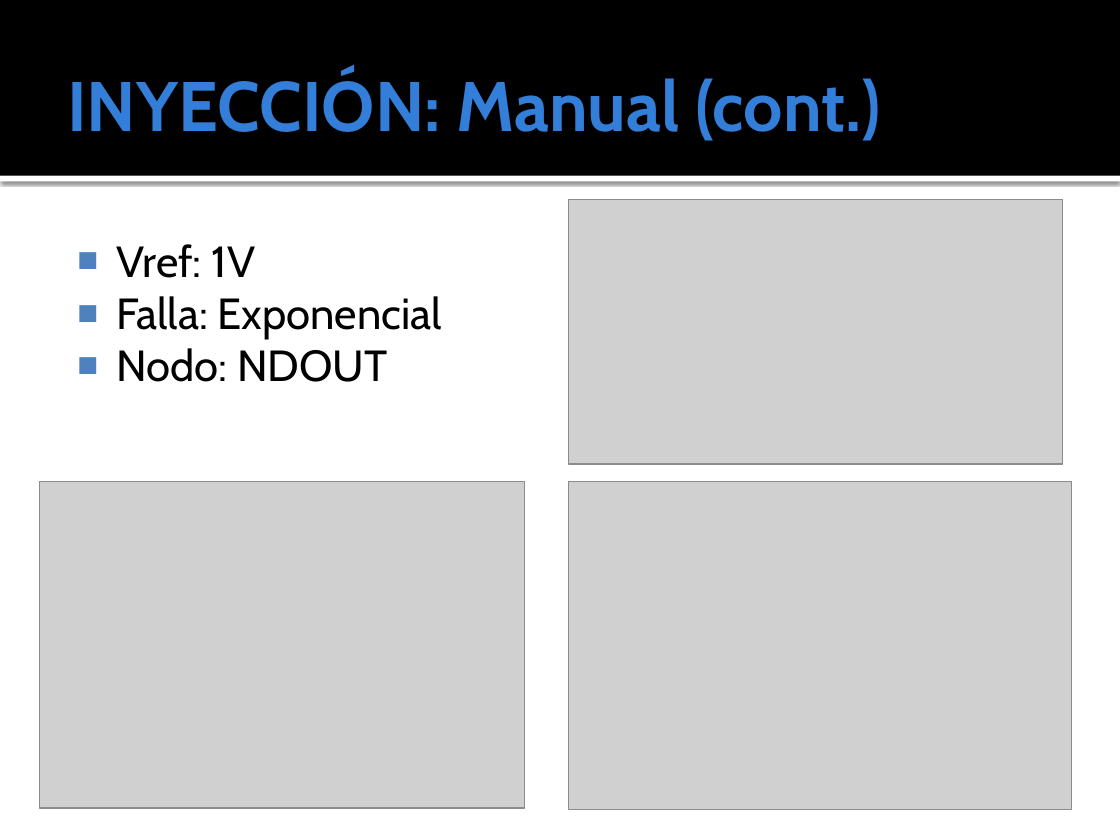
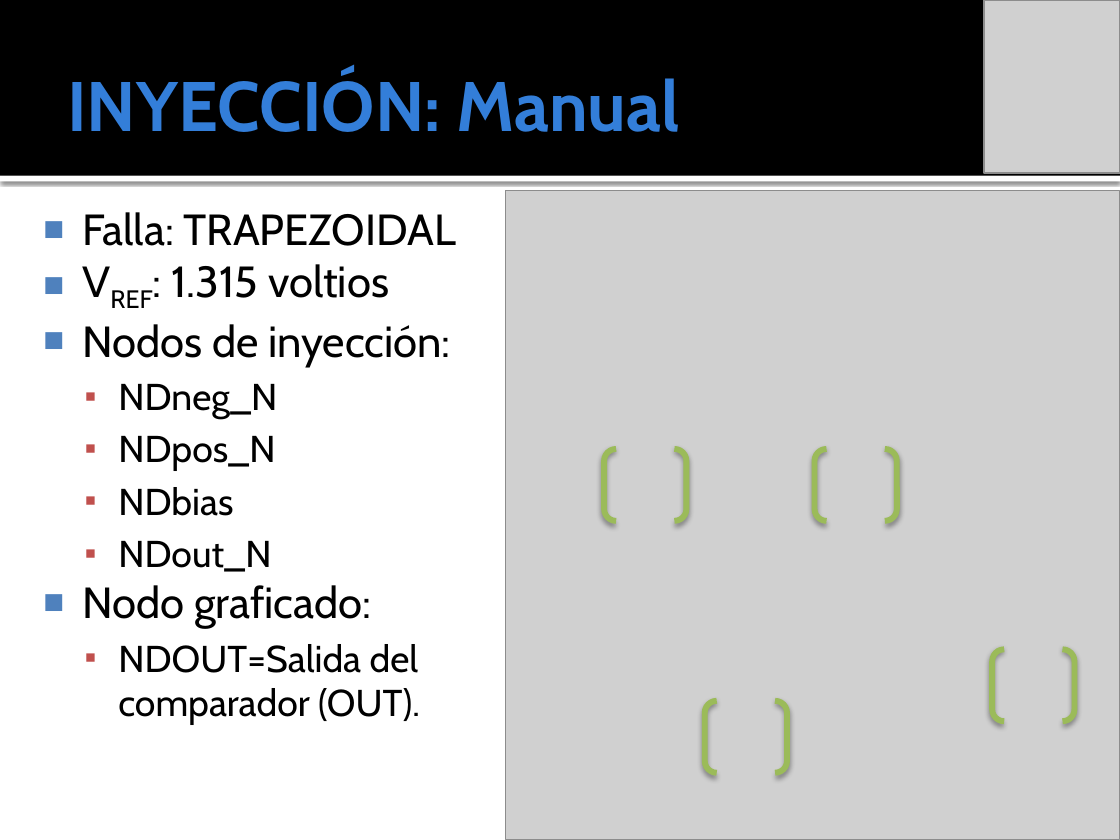
Before and after one commit to ginotkj/fiocs, a slide deck: slide 3 of Documentation/Documentacion/PRESENTACION_FACU.pptx. Drawn at 1120x840 pixels with LibreOffice and Linux fonts; fonts in the diff are those of the drawing; grey boxes stand for pictures; background and template pictures are left out. Boxes give left, top, right and bottom in pixels: in the first picture for what was removed or moved away, otherwise in the second. Text is boxed around its words. In the diff, an @@ line names an element or a change of style, - is before the commit and + after.

```diff
--- a/Documentation/Documentacion/PRESENTACION_FACU.pptx
+++ b/Documentation/Documentacion/PRESENTACION_FACU.pptx
@@ picture added at <box>984,0,1120,174</box> @@
@@ title at <box>67,72,680,132</box>: text changed @@
-INYECCIÓN: Manual (cont.)
+INYECCIÓN: Manual
@@ picture removed at <box>569,199,1063,464</box> @@
@@ text at <box>82,212,457,725</box>: text changed @@
-■ Vref: 1V
-■ Falla: Exponencial
-■ Nodo: NDOUT
+■ Falla: TRAPEZOIDAL
+■ VREF: 1.315 voltios
+■ Nodos de inyección:
+  ▪ NDneg_N
+  ▪ NDpos_N
+  ▪ NDbias
+  ▪ NDout_N
+■ Nodo graficado:
+  ▪ NDOUT=Salida del comparador (OUT).
@@ picture removed at <box>39,482,524,808</box> @@
@@ picture removed at <box>569,482,1072,809</box> @@
@@ group added at <box>506,190,1120,840</box>: 4 bracket pairs, 1 picture @@
```
Also in this commit, not shown: 2 other slides changed, 1 other file.
